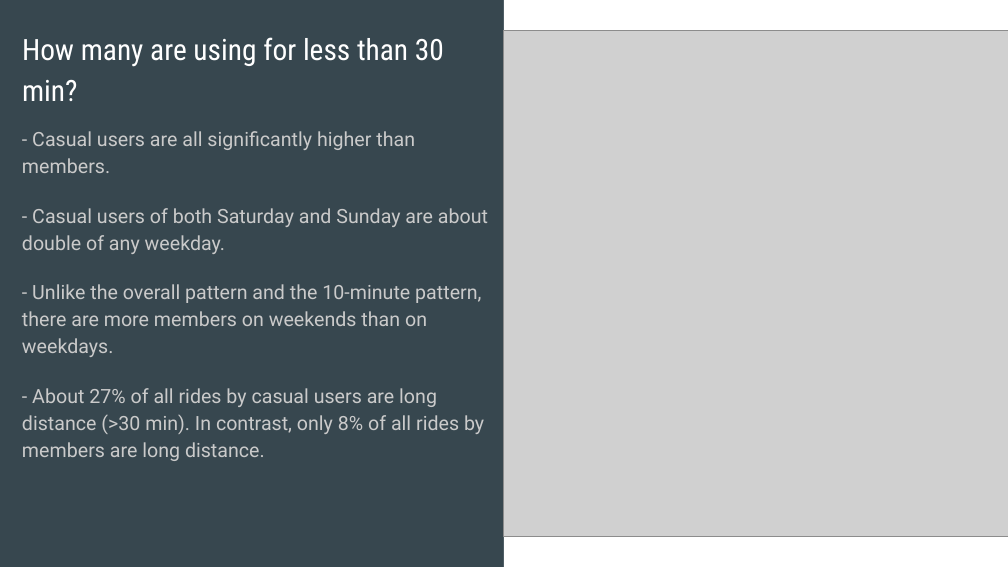
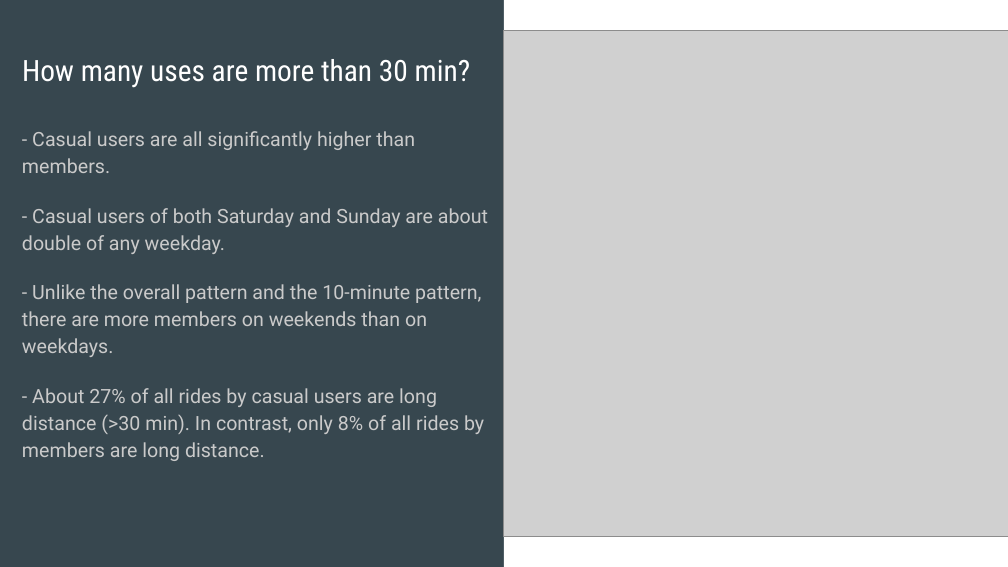
Before and after one commit to Takekuro/Cyclistic, a slide deck: slide 13 of Slides/2021_11_Cyclistic_Analysis_Members_Casual.pptx. Drawn at 1008x567 pixels with LibreOffice and Linux fonts; fonts in the diff are those of the drawing; grey boxes stand for pictures. Boxes give left, top, right and bottom in pixels: in the first picture for what was removed or moved away, otherwise in the second. Text is boxed around its words. In the diff, an @@ line names an element or a change of style, - is before the commit and + after.

```diff
--- a/Slides/2021_11_Cyclistic_Analysis_Members_Casual.pptx
+++ b/Slides/2021_11_Cyclistic_Analysis_Members_Casual.pptx
@@ title at (22, 59, 470, 88): text changed @@
-How many are using for less than 30 min?
+How many uses are more than 30 min?
```
Also in this commit, not shown: 10 other slides changed, 1 slide added, 1 slide removed.
